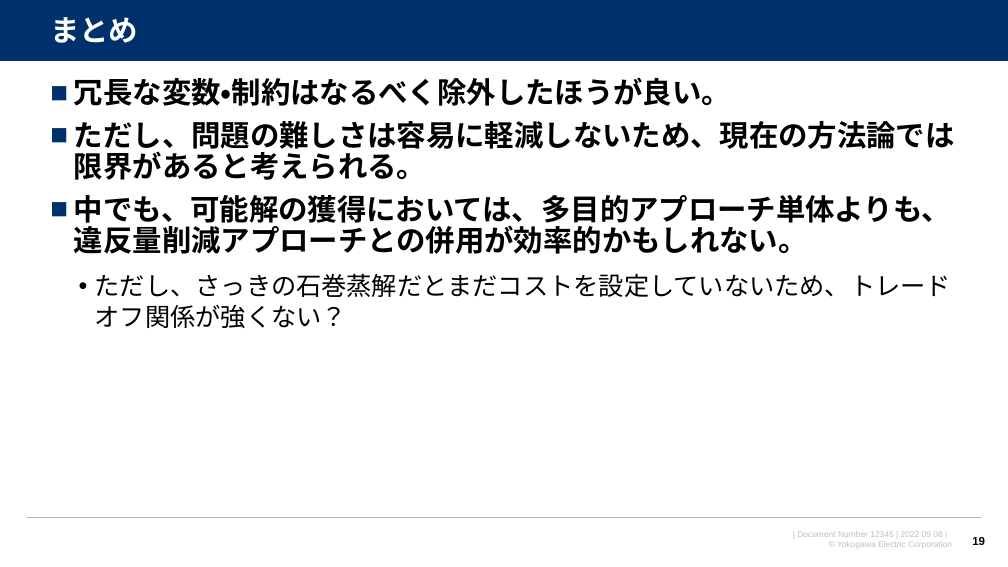
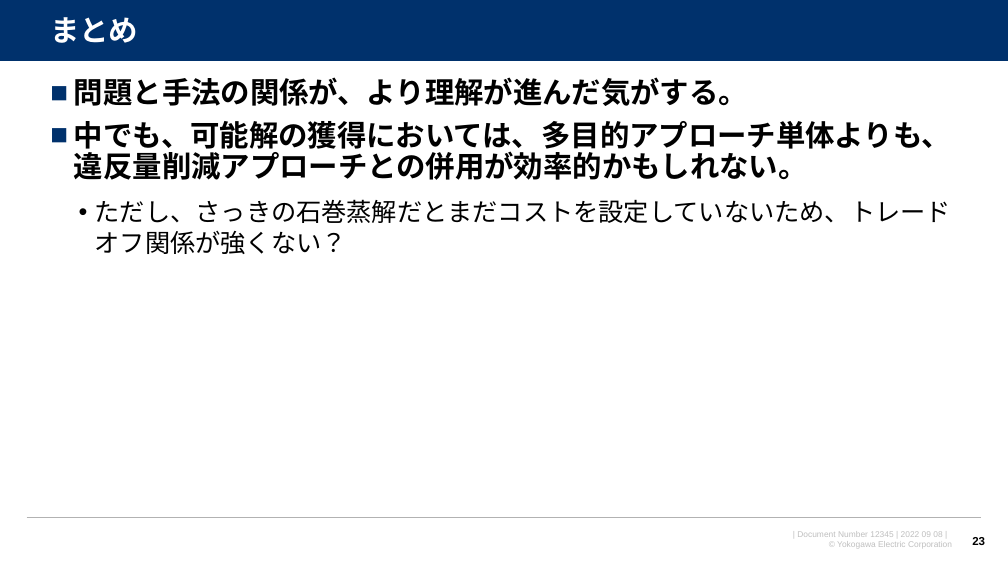
Before and after one commit to watarukumagai-git/opt, a slide deck: slide 23 of opt/220915_スケジューリング問題の検証_rev.0.pptx (slide 19 before the commit). Drawn at 1008x567 pixels with LibreOffice and Linux fonts; fonts in the diff are those of the drawing; background and template pictures are left out. Boxes give left, top, right and bottom in pixels: in the first picture for what was removed or moved away, otherwise in the second. Text is boxed around its words. In the diff, an @@ line names an element or a change of style, - is before the commit and + after.

```diff
--- a/opt/220915_スケジューリング問題の検証_rev.0.pptx
+++ b/opt/220915_スケジューリング問題の検証_rev.0.pptx
@@ text at box(74, 77, 748, 106): text changed @@
-■ 冗長な変数・制約はなるべく除外したほうが良い。
-■ ただし、問題の難しさは容易に軽減しないため、現在の方法論では限界があると考えられる。
+■ 問題と手法の関係が、より理解が進んだ気がする。
@@ page number at box(972, 537, 985, 545): text changed @@
-19
+23
```
Also in this commit, not shown: 11 other slides changed, 6 slides added.
